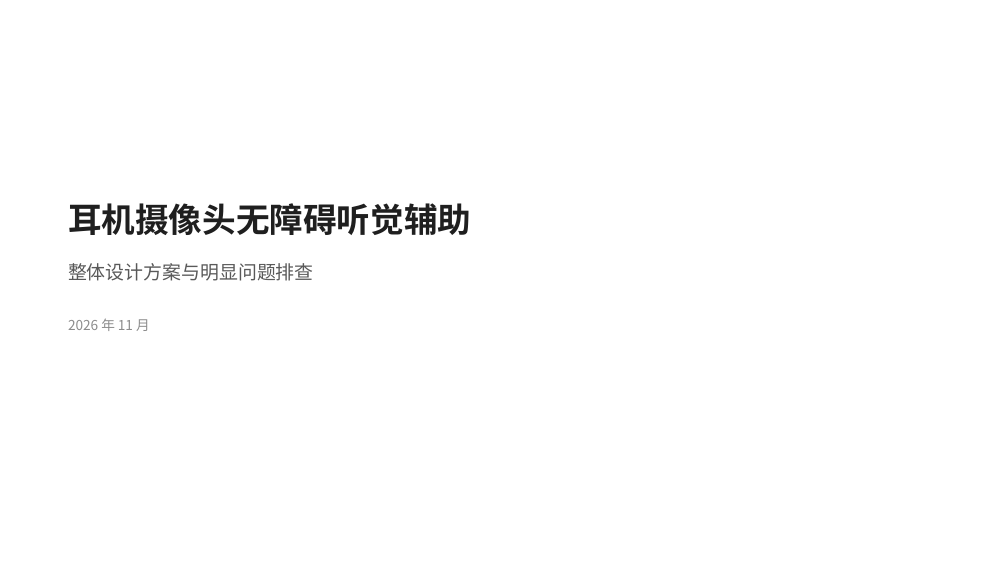
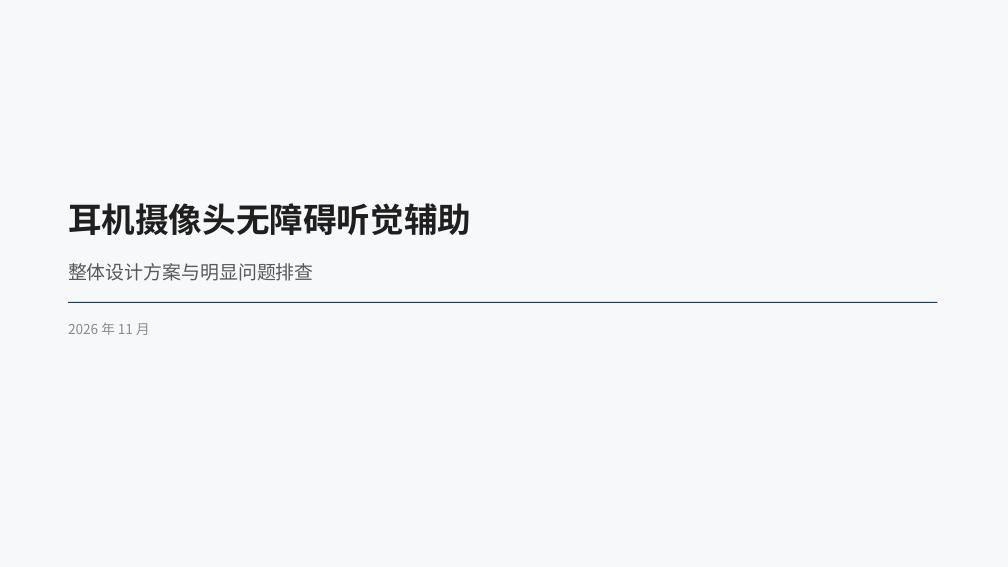
Before and after one commit to ZeroFoxxi/ssl-scene1, a slide deck: slide 1 of 02_耳机声源定位/耳机摄像头听觉辅助_整体设计方案.pptx. Drawn at 1008x567 pixels with LibreOffice and Linux fonts; fonts in the diff are those of the drawing. Boxes give left, top, right and bottom in pixels: in the first picture for what was removed or moved away, otherwise in the second. Text is boxed around its words. In the diff, an @@ line names an element or a change of style, - is before the commit and + after.

```diff
--- a/02_耳机声源定位/耳机摄像头听觉辅助_整体设计方案.pptx
+++ b/02_耳机声源定位/耳机摄像头听觉辅助_整体设计方案.pptx
@@ background #FFFFFF to #F7F8FA @@
@@ text "2026 年 11 月": place and size @@
-text "2026 年 11 月" at <box>68,318,150,331</box>
+text "2026 年 11 月" at <box>68,322,150,335</box>
@@ line added from (68, 302) to (938, 302), #134074 1 pt @@
```
Also in this commit, not shown: 18 other slides changed, 4 other files.
